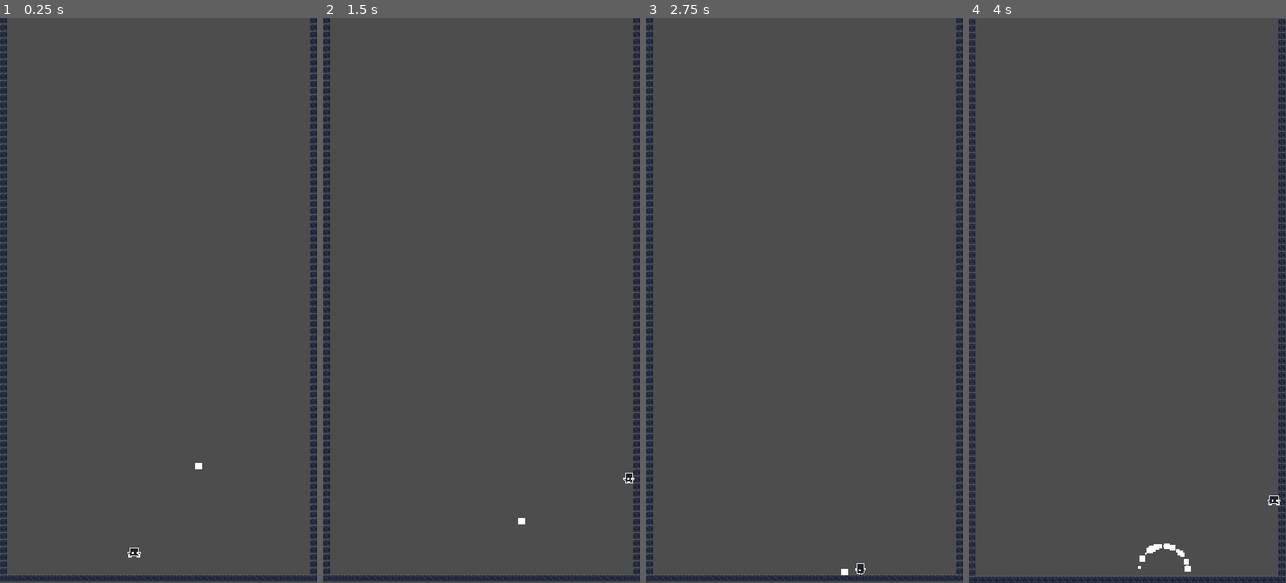
Above: before the commit, frames 1-4 (left to right).
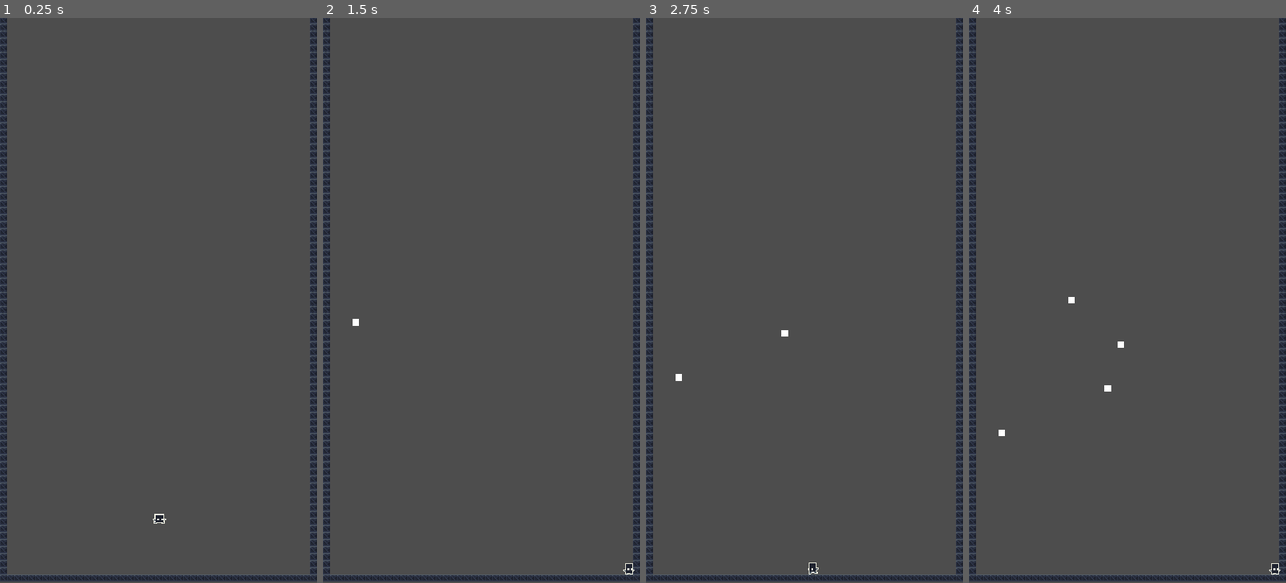
Above: after the commit, the same moments.

Repository: oshirohugo/dasher
Game: Godot game, scene res://LevelTemplate.tscn
Two runs of this game, one before a commit and one after it. Both use one fixed random seed, a clock stepped at 60 frames per second and the inputs below.
Inputs (mouse positions are in pixels of both pictures, inside the frame that each line leads up to):
- Up to frame 1 (0.25 s): no input
- Up to frame 2 (1.5 s): move the mouse to (551, 272) at 0.52 s; hold D (right) from 0.53 s (still down); click (551, 272) at 0.6 s; tap Space (jump, bound only before the commit) at 0.77, 0.8, 1.07, 1.35 s; move the mouse to (418, 328) at 1.27 s
- Up to frame 3 (2.75 s): tap Space (jump, bound only before the commit) at 1.52, 1.82, 2.3 s; click (741, 328) at 1.55 s; move the mouse to (836, 176) at 2.02 s; release D (right) at 2.03 s; hold A (left) from 2.03 s (still down); click (836, 176) at 2.1 s
- Up to frame 4 (4 s): move the mouse to (1111, 413) at 2.77 s; release A (left) at 2.78 s; hold D (right) from 2.78 s (still down); click (1111, 413) at 2.85 s; tap Space (jump, bound only before the commit) at 3.02, 3.32, 3.6, 3.77 s; move the mouse to (1222, 385) at 3.52 s

The runs differ from the first frame. In frame 1, 0.1% of the frame differs, in the area x 40-64%, y 78-96%; in frame 2, 0.2%; in frame 3, 0.2%; in frame 4, 4.6%, in the area x 0-100%, y 0-100%.

Commit message:
add sounds

Diff:
--- a/Camera2D.gd
+++ b/Camera2D.gd
@@ -23,7 +23,6 @@
 	timer.start()
 
 
-
 func _on_timer_timeout():
 	set_process(false)
 	tween.interpolate_value(self, "offset", 1, 1, Tween.TRANS_LINEAR, Tween.EASE_IN)
--- a/Drop.gd
+++ b/Drop.gd
@@ -3,6 +3,8 @@
 const SPEED = 100
 @onready var speed = SPEED
 @export var explosionParticle:PackedScene
+var collectSound: AudioStreamPlayer
+var explodeSound: AudioStreamPlayer
 # Called when the node enters the scene tree for the first time.
 func _ready():
 	pass
@@ -11,6 +13,10 @@
 func _process(delta):
 	position.y += delta * speed
 
+func init(col, exp):
+	collectSound = col
+	explodeSound = exp
+
 
 func _on_body_entered(body):
 	if body.name == "TileMap":
@@ -18,11 +24,8 @@
 		await get_tree().create_timer(1.0).timeout
 		explode()
 	if body.name == "Player":
-		if speed != 0:
-			Global.camera.shake(.2, 5)
-			queue_free()
-		else:
-			explode()
+		collectSound.play()
+		queue_free()
 
 func explode():
 	Global.camera.shake(.2, 5)
@@ -31,5 +34,5 @@
 	_particle.rotation = global_rotation
 	_particle.emitting = true
 	get_tree().current_scene.add_child(_particle)
-
+	explodeSound.play()
 	queue_free()
--- /dev/null
+++ b/LevelTemplate.gd
@@ -0,0 +1,27 @@
+extends Node2D
+
+@export var drop_scene: PackedScene
+
+# Called when the node enters the scene tree for the first time.
+func _ready():
+	pass # Replace with function body.
+	$DropTimer.start()
+
+
+# Called every frame. 'delta' is the elapsed time since the previous frame.
+func _process(delta):
+	pass
+
+
+func _on_drop_timer_timeout():
+	var drop = drop_scene.instantiate()
+	drop.init($CollectSound, $ExplodeSound)
+
+	var drop_spawn_location = get_node("DropPath/DropSpawnLocation")
+	drop_spawn_location.progress_ratio = randf()
+
+	var direction = drop_spawn_location.rotation + PI / 2
+
+	drop.position = drop_spawn_location.position
+
+	add_child(drop)
--- a/LevelTemplate.tscn
+++ b/LevelTemplate.tscn
@@ -1,9 +1,12 @@
-[gd_scene load_steps=7 format=3 uid="uid://dckle2mvf0sr4"]
-
+[gd_scene load_steps=11 format=3 uid="uid://dckle2mvf0sr4"]
+
+[ext_resource type="Script" path="res://LevelTemplate.gd" id="1_tnw7m"]
 [ext_resource type="Texture2D" uid="uid://b8e6c18vuuti6" path="res://industrial.v2.png" id="1_xgbcu"]
 [ext_resource type="PackedScene" uid="uid://dcq5grjfns4ha" path="res://Player.tscn" id="2_dopqj"]
 [ext_resource type="PackedScene" uid="uid://y2ijxwob8fnv" path="res://Drop.tscn" id="3_a038y"]
 [ext_resource type="PackedScene" uid="uid://h1sbntw7i504" path="res://Camera_2d.tscn" id="4_3f371"]
+[ext_resource type="AudioStream" uid="uid://bh2tlc12povv6" path="res://collect.wav" id="6_3tiwt"]
+[ext_resource type="AudioStream" uid="uid://c61udfnqbqec0" path="res://explode.wav" id="7_o3p63"]
 
 [sub_resource type="TileSetAtlasSource" id="TileSetAtlasSource_6pinp"]
 texture = ExtResource("1_xgbcu")
@@ -1240,8 +1243,15 @@
 physics_layer_0/collision_layer = 1
 sources/1 = SubResource("TileSetAtlasSource_6pinp")
 
+[sub_resource type="Curve2D" id="Curve2D_gp55c"]
+_data = {
+"points": PackedVector2Array(0, 0, 0, 0, 16, 632, 0, 0, 0, 0, 704, 632)
+}
+point_count = 2
+
 [node name="LevelTemplate" type="Node2D"]
-metadata/_edit_group_ = true
+script = ExtResource("1_tnw7m")
+drop_scene = ExtResource("3_a038y")
 
 [node name="TileMap" type="TileMap" parent="."]
 position = Vector2(0, -3)
@@ -1250,10 +1260,23 @@
 layer_0/tile_data = PackedInt32Array(44, 786433, 0, 65580, 786433, 0, 131116, 786433, 0, 196652, 786433, 0, 262188, 786 …(3934 unchanged characters)…
 
 [node name="Player" parent="TileMap" instance=ExtResource("2_dopqj")]
-position = Vector2(306, 1176)
-
-[node name="Drop" parent="." instance=ExtResource("3_a038y")]
-position = Vector2(444, 983)
+position = Vector2(363, 1100)
 
 [node name="Camera2D" parent="." instance=ExtResource("4_3f371")]
 anchor_mode = 0
+
+[node name="DropTimer" type="Timer" parent="."]
+
+[node name="DropPath" type="Path2D" parent="."]
+curve = SubResource("Curve2D_gp55c")
+
+[node name="DropSpawnLocation" type="PathFollow2D" parent="DropPath"]
+position = Vector2(16, 632)
+
+[node name="CollectSound" type="AudioStreamPlayer" parent="."]
+stream = ExtResource("6_3tiwt")
+
+[node name="ExplodeSound" type="AudioStreamPlayer" parent="."]
+stream = ExtResource("7_o3p63")
+
+[connection signal="timeout" from="DropTimer" to="." method="_on_drop_timer_timeout"]
--- a/Player.gd
+++ b/Player.gd
@@ -10,38 +10,20 @@
 var gravity = ProjectSettings.get_setting("physics/2d/default_gravity")
 @onready var animated_sprite = $AnimatedSprite2D
 @onready var dash = $Dash
-var dashed_from_jump : bool = false
 
 func _physics_process(delta):
 	# Add the gravity.
-	if not is_on_floor() and not dash.is_dashing():
+	if not is_on_floor():
 		velocity.y += gravity * delta
-		if(velocity.y <= 0):
-			animated_sprite.animation = "jump"
-		else:
-			animated_sprite.animation = "fall"
+		animated_sprite.animation = "fall"
 	else:
 		if(velocity.x == 0):
 			animated_sprite.animation = "idle"
 		else:
 			animated_sprite.animation = "walk"
 
-	if is_on_floor() and dashed_from_jump:
-		dashed_from_jump = false
-
-
-
-
-	# Handle Jump.
-	if Input.is_action_just_pressed("jump") and is_on_floor():
-		velocity.y = JUMP_VELOCITY
-
 	if Input.is_action_just_pressed("dash"):
-		if not dashed_from_jump:
-			dash.start_dash(DASH_DURATION)
-			velocity.y = 0
-		if not is_on_floor():
-			dashed_from_jump = true
+		dash.start_dash(DASH_DURATION)
 
 	var speed = DASH_SPEED if dash.is_dashing() else SPEED
 
--- a/project.godot
+++ b/project.godot
@@ -27,12 +27,6 @@
 
 [input]
 
-dash={
-"deadzone": 0.5,
-"events": [Object(InputEventMouseButton,"resource_local_to_scene":false,"resource_name":"","device":-1,"window_id":0,"alt_pressed":false,"shift_pressed":false,"ctrl_pressed":false,"meta_pressed":false,"button_mask":1,"position":Vector2(127, 14),"global_position":Vector2(131, 57),"factor":1.0,"button_index":1,"pressed":true,"double_click":false,"script":null)
-, Object(InputEventKey,"resource_local_to_scene":false,"resource_name":"","device":-1,"window_id":0,"alt_pressed":false,"shift_pressed":false,"ctrl_pressed":false,"meta_pressed":false,"pressed":false,"keycode":0,"physical_keycode":4194326,"key_label":0,"unicode":0,"echo":false,"script":null)
-]
-}
 left={
 "deadzone": 0.5,
 "events": [Object(InputEventKey,"resource_local_to_scene":false,"resource_name":"","device":-1,"window_id":0,"alt_pressed":false,"shift_pressed":false,"ctrl_pressed":false,"meta_pressed":false,"pressed":false,"keycode":0,"physical_keycode":65,"key_label":0,"unicode":97,"echo":false,"script":null)
@@ -45,9 +39,10 @@
 , Object(InputEventKey,"resource_local_to_scene":false,"resource_name":"","device":-1,"window_id":0,"alt_pressed":false,"shift_pressed":false,"ctrl_pressed":false,"meta_pressed":false,"pressed":false,"keycode":0,"physical_keycode":4194321,"key_label":0,"unicode":0,"echo":false,"script":null)
 ]
 }
-jump={
+dash={
 "deadzone": 0.5,
 "events": [Object(InputEventKey,"resource_local_to_scene":false,"resource_name":"","device":-1,"window_id":0,"alt_pressed":false,"shift_pressed":false,"ctrl_pressed":false,"meta_pressed":false,"pressed":false,"keycode":0,"physical_keycode":32,"key_label":0,"unicode":32,"echo":false,"script":null)
+, Object(InputEventMouseButton,"resource_local_to_scene":false,"resource_name":"","device":-1,"window_id":0,"alt_pressed":false,"shift_pressed":false,"ctrl_pressed":false,"meta_pressed":false,"button_mask":1,"position":Vector2(174, 18),"global_position":Vector2(178, 61),"factor":1.0,"button_index":1,"pressed":true,"double_click":false,"script":null)
 ]
 }
 
Not shown, added: Atmosphere industrial.wav.import
Not shown, added: collect.wav.import
Not shown, added: explode.wav.import
Not shown, added: Atmosphere industrial.wav
Not shown, added: collect.wav
Not shown, added: explode.wav
